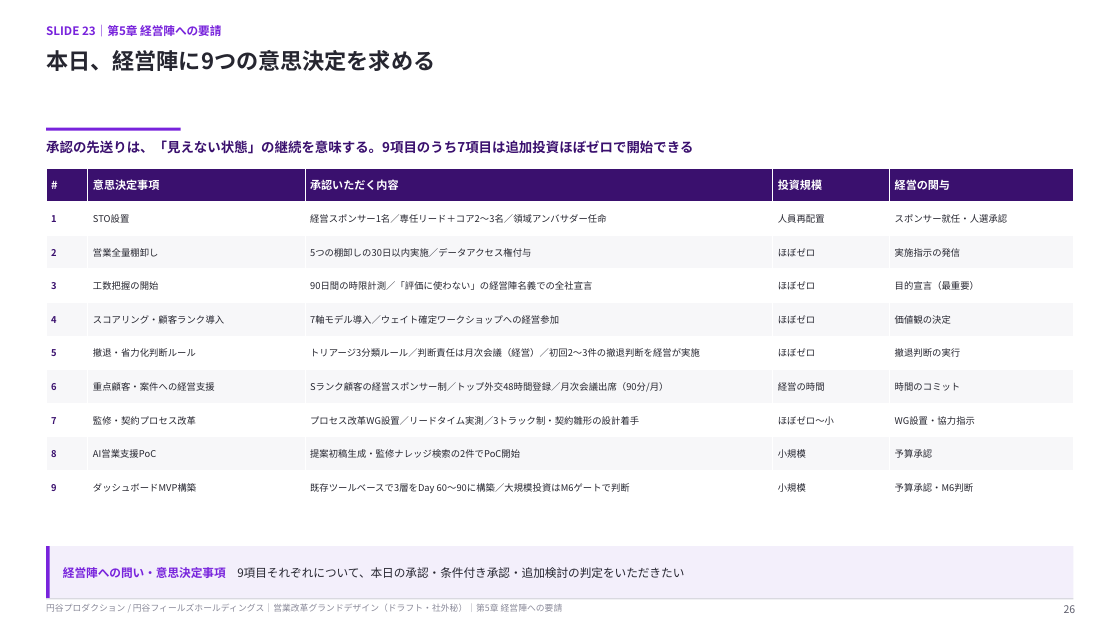
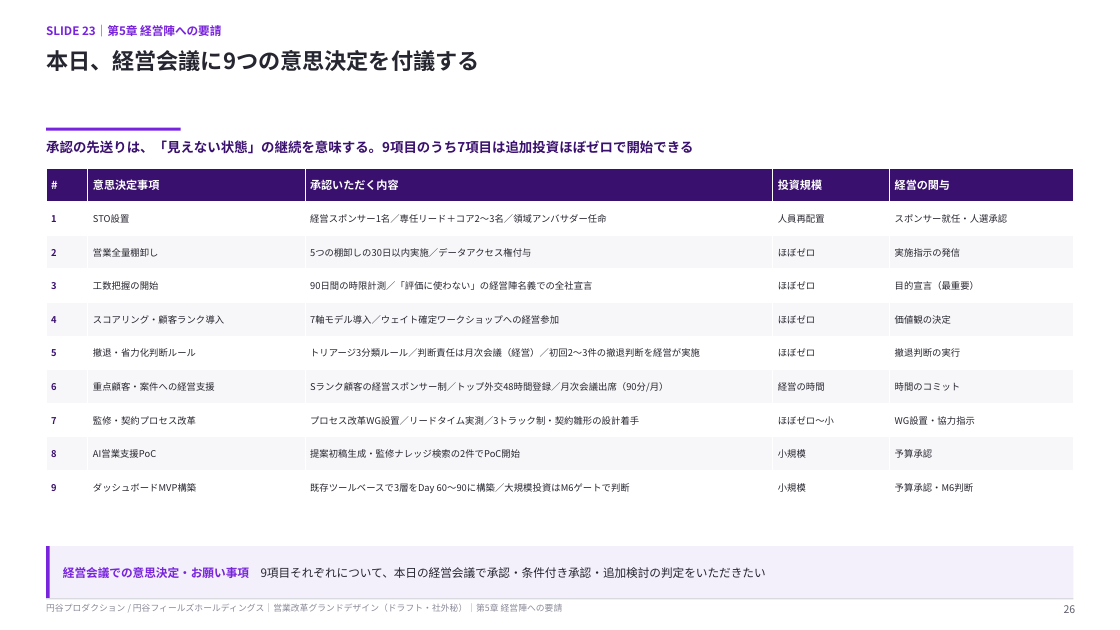
Before and after one commit to hayatoshintani-spe/kessho-lens, a slide deck: slide 26 of docs/営業改革グランドデザイン_円谷.pptx. Drawn at 1120x630 pixels with LibreOffice and Linux fonts; fonts in the diff are those of the drawing. Boxes give left, top, right and bottom in pixels: in the first picture for what was removed or moved away, otherwise in the second. Text is boxed around its words. In the diff, an @@ line names an element or a change of style, - is before the commit and + after.

```diff
--- a/docs/営業改革グランドデザイン_円谷.pptx
+++ b/docs/営業改革グランドデザイン_円谷.pptx
@@ text at box(46, 50, 479, 71): text changed @@
-本日、経営陣に9つの意思決定を求める
+本日、経営会議に9つの意思決定を付議する
@@ text at box(63, 567, 766, 578): text changed @@
-経営陣への問い・意思決定事項 9項目それぞれについて、本日の承認・条件付き承認・追加検討の判定をいただきたい
+経営会議での意思決定・お願い事項 9項目それぞれについて、本日の経営会議で承認・条件付き承認・追加検討の判定をいただきたい
```
Also in this commit, not shown: 26 other slides changed, 1 other file.
